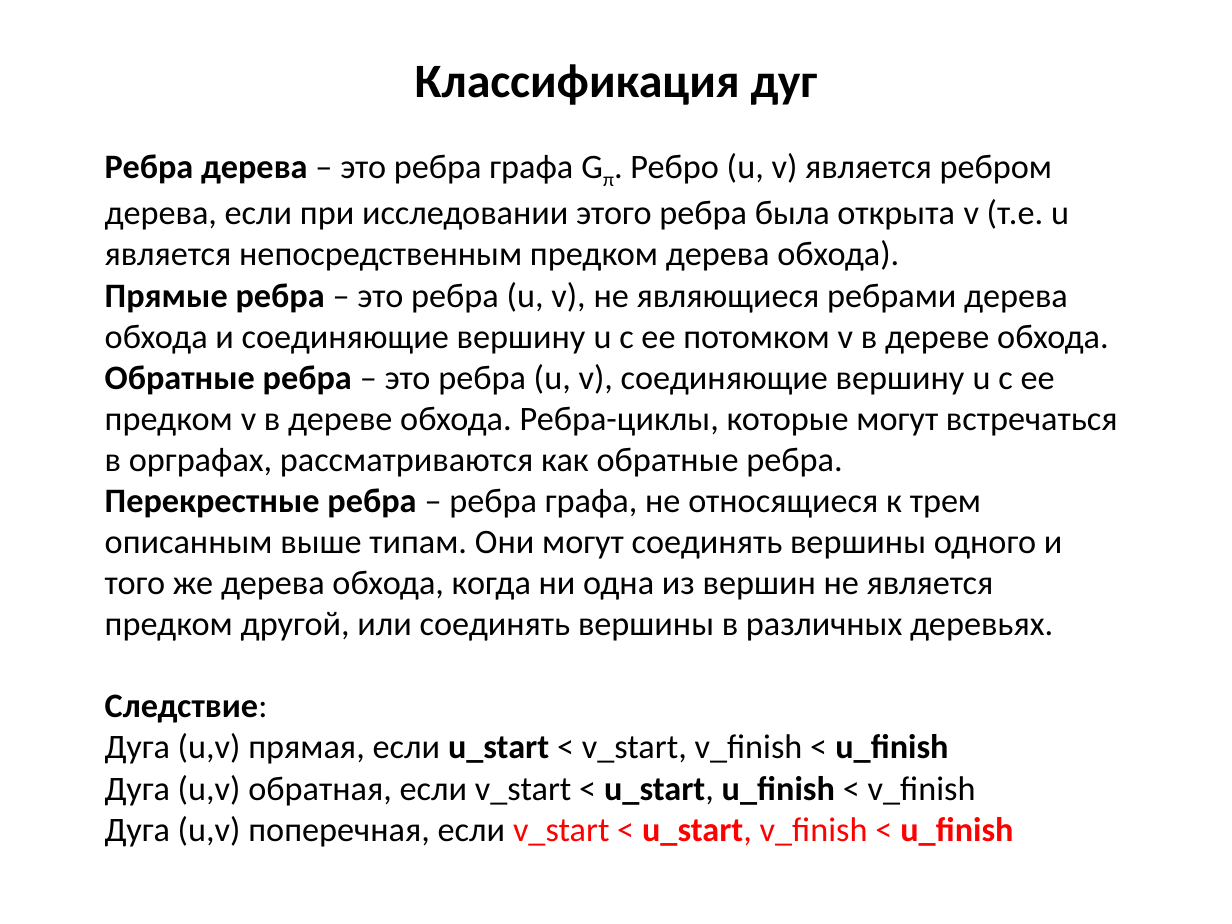
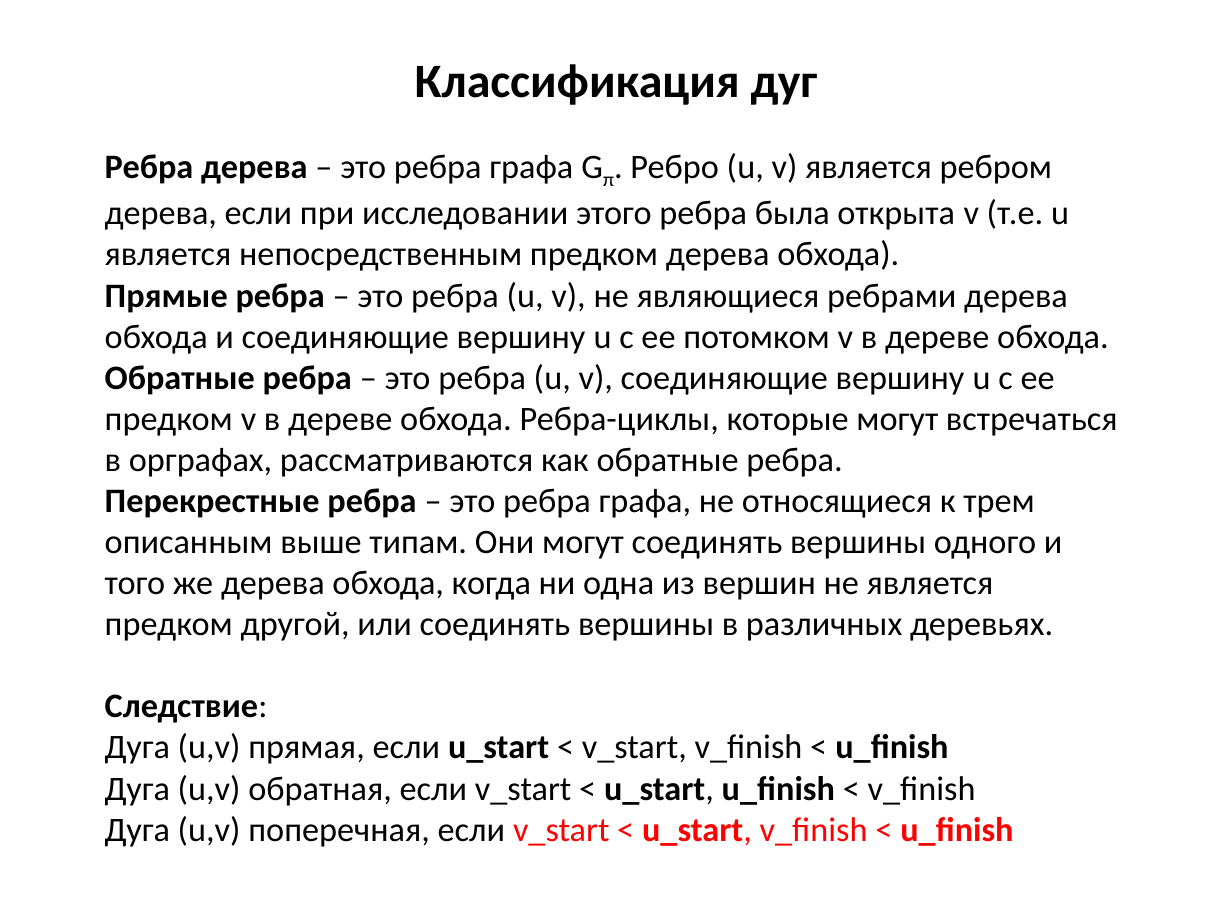
Before and after one commit to SteinbergOB/ANG, a slide deck: slide 37 of Презентации/Лекция 1.pptx. Drawn at 1232x924 pixels with LibreOffice and Linux fonts; fonts in the diff are those of the drawing. Boxes give left, top, right and bottom in pixels: in the first picture for what was removed or moved away, otherwise in the second. Text is boxed around its words. In the diff, an @@ line names an element or a change of style, - is before the commit and + after.

```diff
--- a/Презентации/Лекция 1.pptx
+++ b/Презентации/Лекция 1.pptx
@@ title at [105,153,1118,847]: text changed @@
-Ребра дерева – это ребра графа Gπ. Ребро (u, v) является ребром дерева, если при исследовании этого ребра была открыта v (т.е. u является непосредственным предком дерева обхода).
-Прямые ребра – это ребра (u, v), не являющиеся ребрами дерева обхода и соединяющие вершину u с ее потомком v в дереве обхода.
-Обратные ребра – это ребра (u, v), соединяющие вершину u с ее предком v в дереве обхода. Ребра-циклы, которые могут встречаться в орграфах, рассматриваются как обратные ребра.
-Перекрестные ребра – ребра графа, не относящиеся к трем описанным выше типам. Они могут соединять вершины одного и того же дерева обхода, когда ни одна из вершин не является предком другой, или соединять вершины в различных деревьях.
-Следствие:
-Дуга (u,v) прямая, если u_start < v_start, v_finish < u_finish
-Дуга (u,v) обратная, если v_start < u_start, u_finish < v_finish
-Дуга (u,v) поперечная, если v_start < u_start, v_finish < u_finish
+Ребра дерева – это ребра графа Gπ. Ребро (u, v) является ребром дерева, если при исследовании этого ребра была открыта v (т.е. u является непосредственным предком дерева обхода).
+Прямые ребра – это ребра (u, v), не являющиеся ребрами дерева обхода и соединяющие вершину u с ее потомком v в дереве обхода.
+Обратные ребра – это ребра (u, v), соединяющие вершину u с ее предком v в дереве обхода. Ребра-циклы, которые могут встречаться в орграфах, рассматриваются как обратные ребра.
+Перекрестные ребра – это ребра графа, не относящиеся к трем описанным выше типам. Они могут соединять вершины одного и того же дерева обхода, когда ни одна из вершин не является предком другой, или соединять вершины в различных деревьях.
+Следствие:
+Дуга (u,v) прямая, если u_start < v_start, v_finish < u_finish
+Дуга (u,v) обратная, если v_start < u_start, u_finish < v_finish
+Дуга (u,v) поперечная, если v_start < u_start, v_finish < u_finish
```
